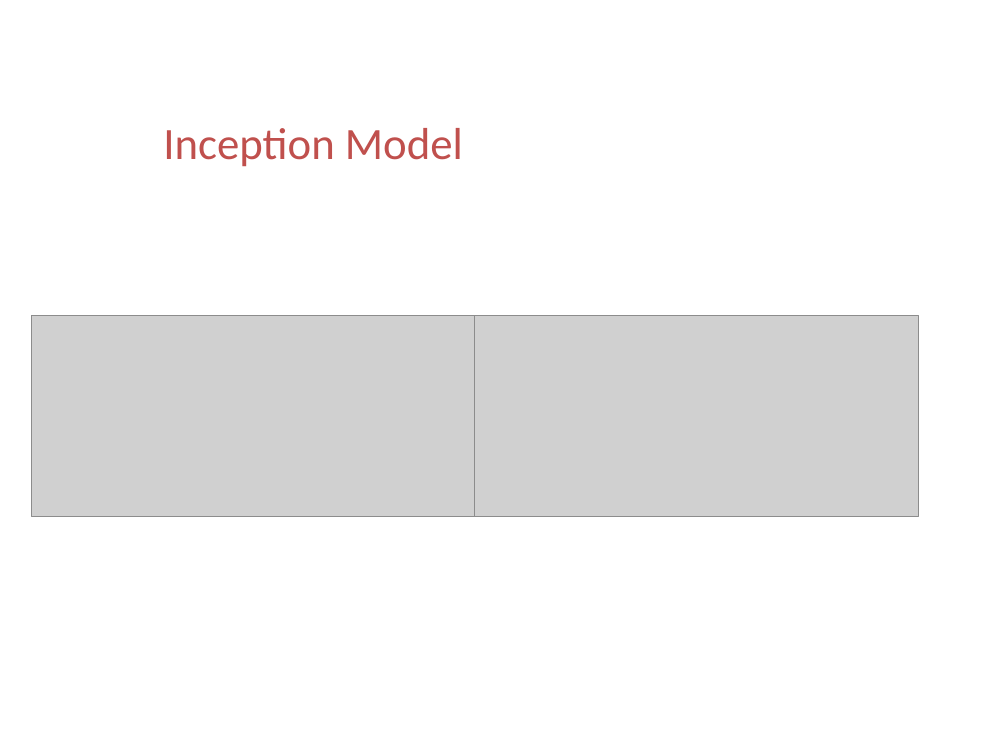
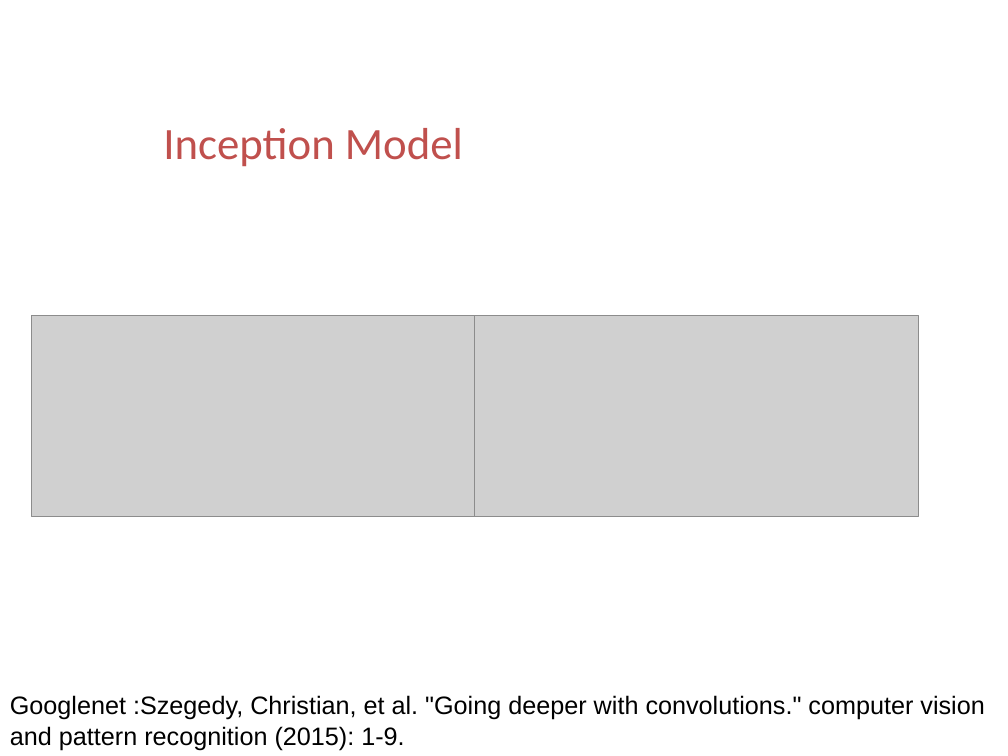
Before and after one commit to ttomchy/CV_2Project, a slide deck: slide 16 of presentation.pptx. Drawn at 1008x756 pixels with LibreOffice and Linux fonts; fonts in the diff are those of the drawing; grey boxes stand for pictures; background and template pictures are left out. Boxes give left, top, right and bottom in pixels: in the first picture for what was removed or moved away, otherwise in the second. Text is boxed around its words. In the diff, an @@ line names an element or a change of style, - is before the commit and + after.

Commit message:
add

```diff
--- a/presentation.pptx
+++ b/presentation.pptx
@@ text added at box(10, 695, 984, 750), 18 pt, text #000000 @@
+Googlenet :Szegedy, Christian, et al. "Going deeper with convolutions." computer vision and pattern recognition (2015): 1-9.
```
Also in this commit, not shown: 10 other slides changed, 1 slide added, 1 slide removed.
